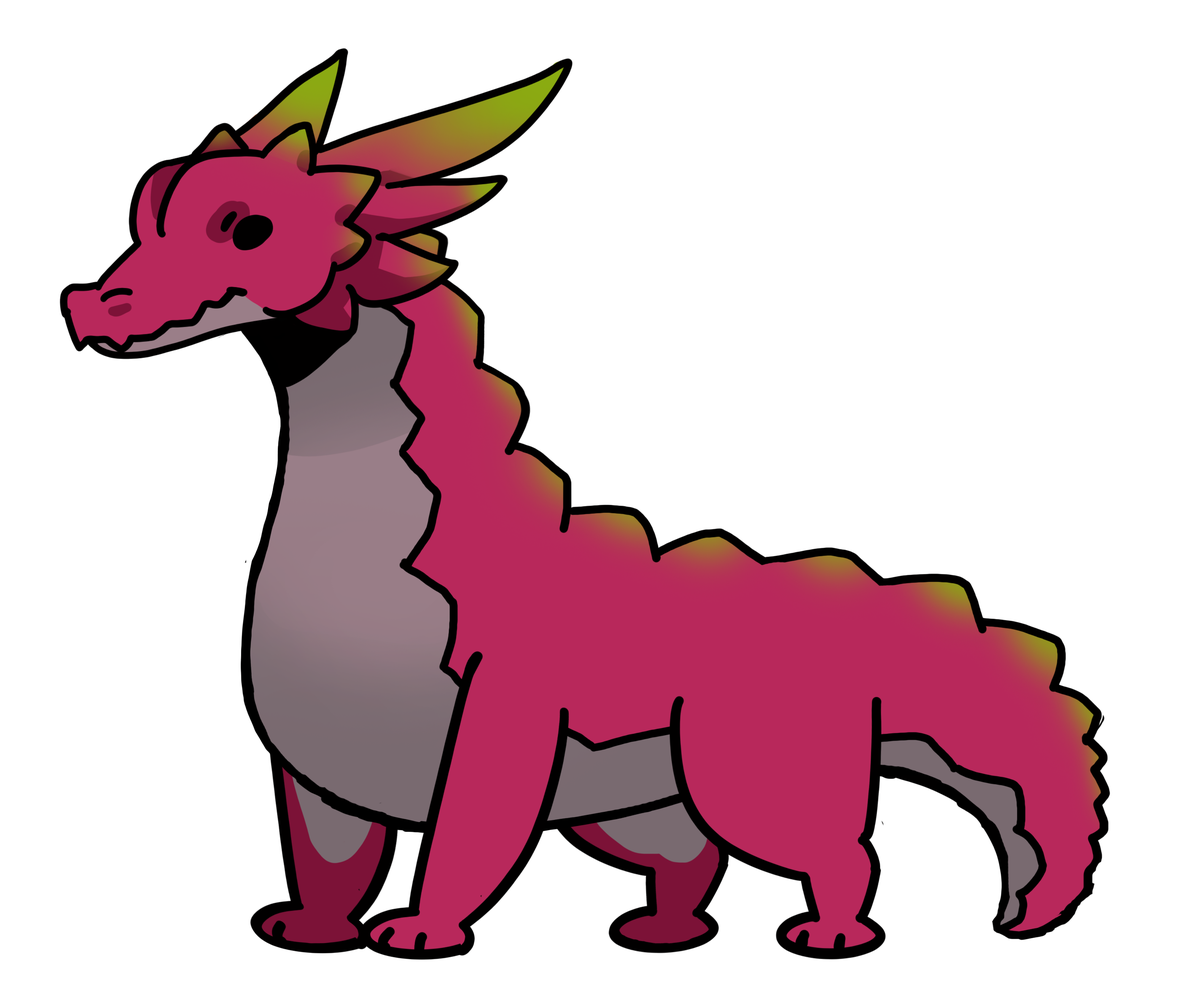
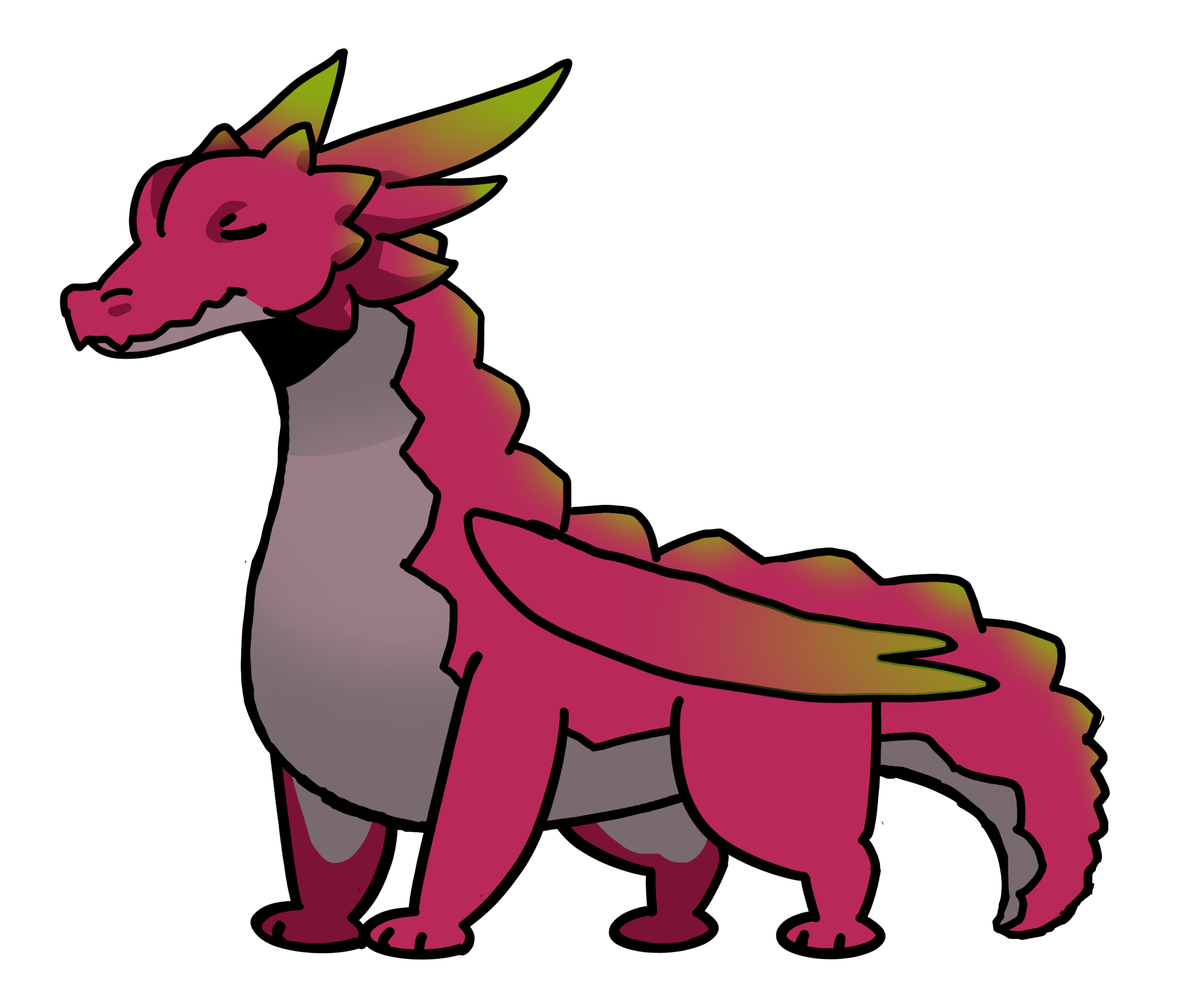
Two versions of the same layered image (1201×992). Layer-by-layer changes:
added layer "Wing" above "Leg 3" over (x1=463, y1=507, x2=1001, y2=704)
painted on "Head" over (x1=219, y1=200, x2=274, y2=251)
